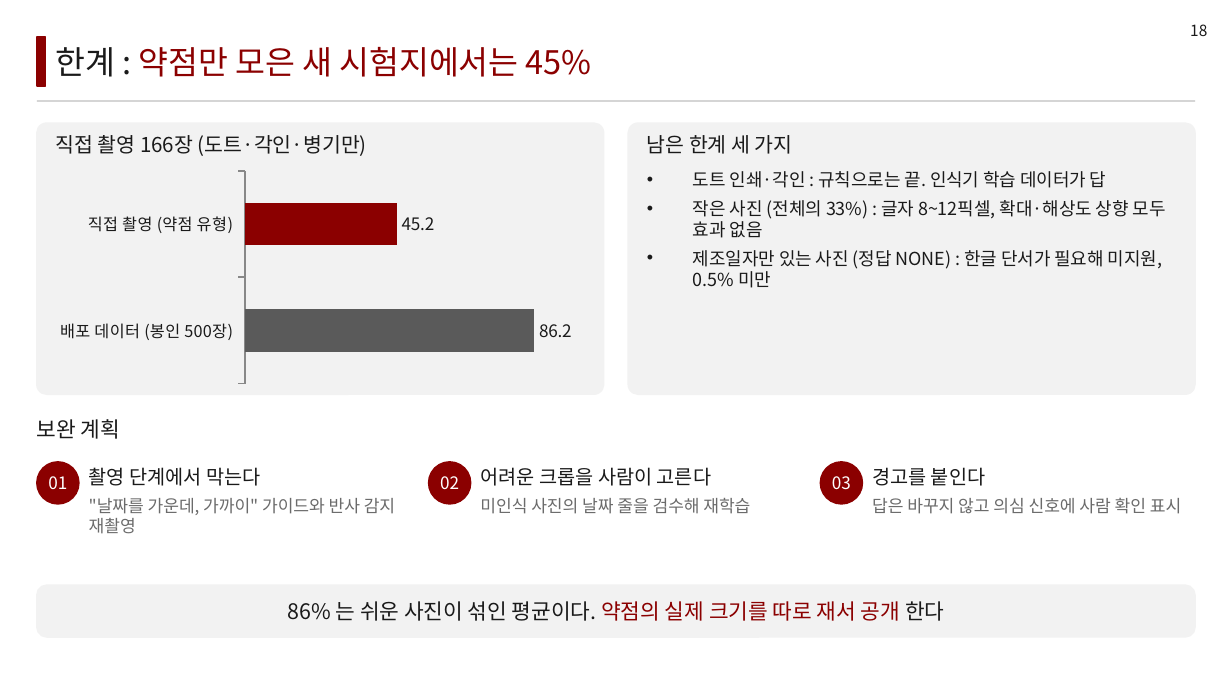
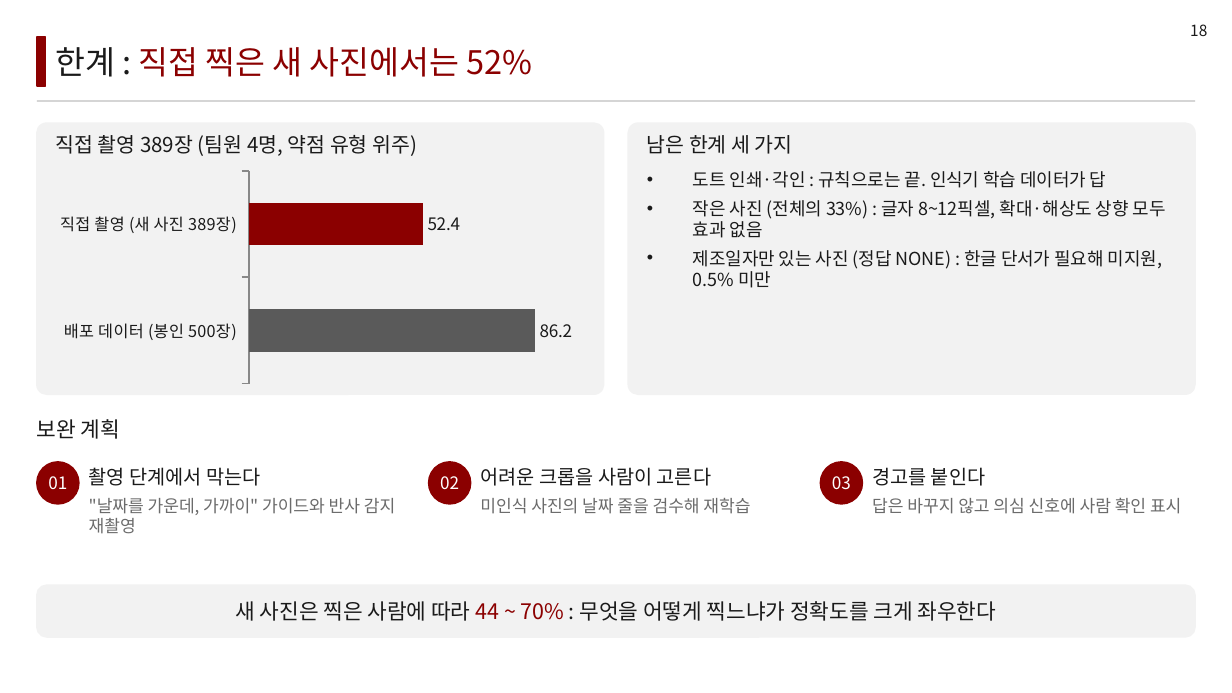
Before and after one commit to LEEbyeongchul/itda3-CODE-subway, a slide deck: slide 18 of 발표/[CODE]_서브웨이_본선발표.pptx. Drawn at 1232x693 pixels with LibreOffice and Linux fonts; fonts in the diff are those of the drawing. Boxes give left, top, right and bottom in pixels: in the first picture for what was removed or moved away, otherwise in the second. Text is boxed around its words. In the diff, an @@ line names an element or a change of style, - is before the commit and + after.

```diff
--- a/발표/[CODE]_서브웨이_본선발표.pptx
+++ b/발표/[CODE]_서브웨이_본선발표.pptx
@@ text at [55,47,532,77]: text changed @@
-한계 : 약점만 모은 새 시험지에서는 45%
+한계 : 직접 찍은 새 사진에서는 52%
@@ text at [55,135,417,156]: text changed @@
-직접 촬영 166장 (도트·각인·병기만)
+직접 촬영 389장 (팀원 4명, 약점 유형 위주)
@@ bar chart at [49,166,591,388] @@
-categories: 배포 데이터 (봉인 500장), 직접 촬영 (약점 유형)
+categories: 배포 데이터 (봉인 500장), 직접 촬영 (새 사진 389장)
-Series 1: 86.2, 45.2
+Series 1: 86.2, 52.4
@@ text at [236,601,997,621]: text changed @@
-86% 는 쉬운 사진이 섞인 평균이다. 약점의 실제 크기를 따로 재서 공개 한다
+새 사진은 찍은 사람에 따라 44 ~ 70% : 무엇을 어떻게 찍느냐가 정확도를 크게 좌우한다
```
Also in this commit, not shown: 2 other slides changed, 8 other files.
